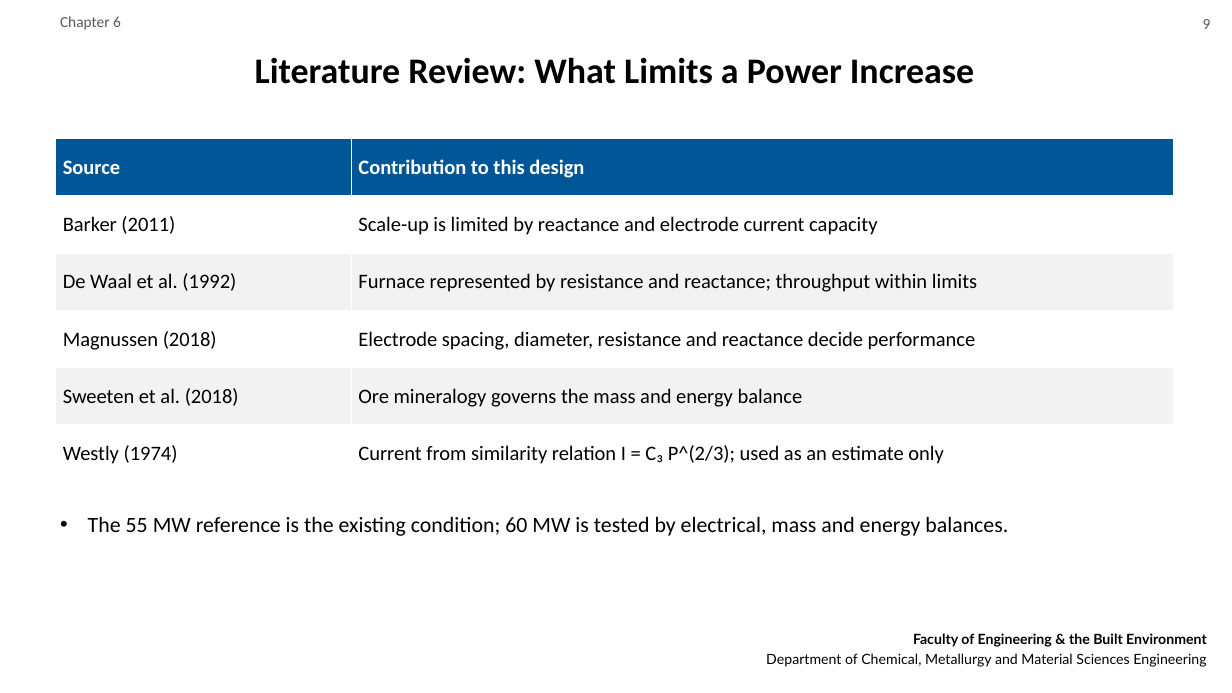
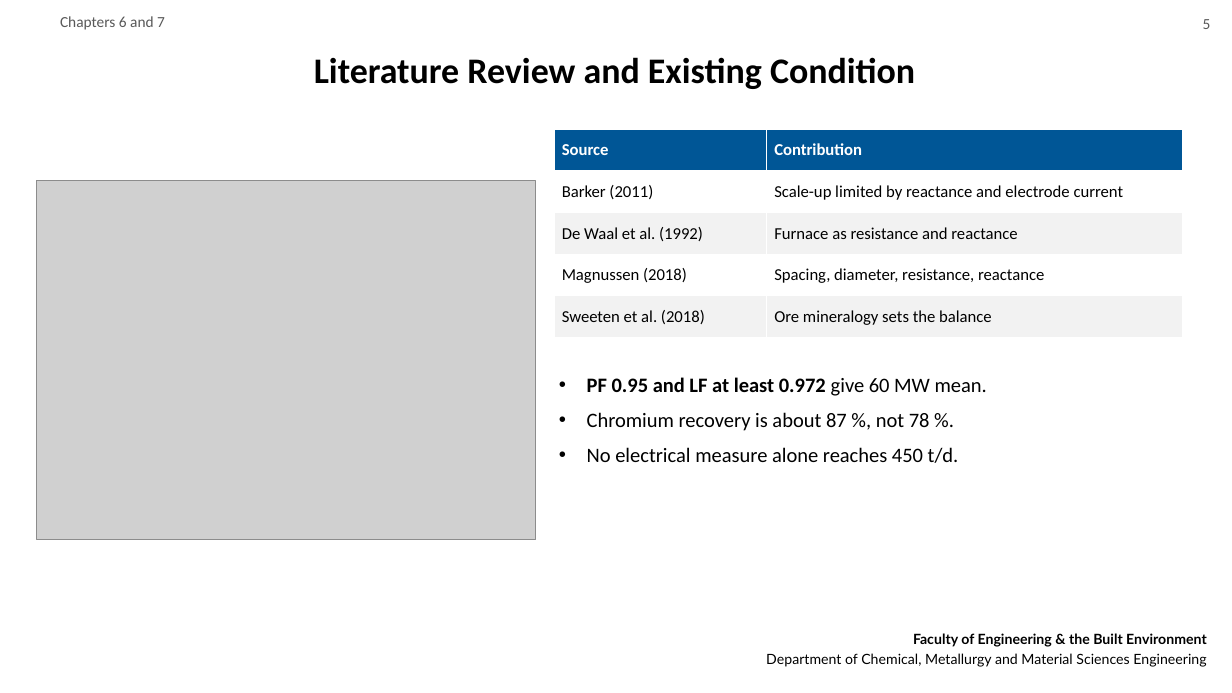
Before and after one commit to motsemmetebogo6-blip/START-UP, a slide deck: slide 5 of deliverables/MPG118S_Final_Presentation.pptx (slide 9 before the commit). Drawn at 1232x693 pixels with LibreOffice and Linux fonts; fonts in the diff are those of the drawing; grey boxes stand for pictures; background and template pictures are left out. Boxes give left, top, right and bottom in pixels: in the first picture for what was removed or moved away, otherwise in the second. Text is boxed around its words. In the diff, an @@ line names an element or a change of style, - is before the commit and + after.

```diff
--- a/deliverables/MPG118S_Final_Presentation.pptx
+++ b/deliverables/MPG118S_Final_Presentation.pptx
@@ text at [60, 16, 165, 30]: text changed @@
-Chapter 6
+Chapters 6 and 7
@@ text at [1203, 19, 1211, 29]: text changed @@
-9
+5
@@ title at [314, 57, 915, 89]: text changed @@
-Literature Review: What Limits a Power Increase
+Literature Review and Existing Condition
@@ table at [555, 129, 1183, 337] @@
-row 1: Source | Contribution to this design
-row 2: Barker (2011) | Scale-up is limited by reactance and electrode current capacity
-row 3: De Waal et al. (1992) | Furnace represented by resistance and reactance; throughput within limits
-row 4: Magnussen (2018) | Electrode spacing, diameter, resistance and reactance decide performance
-row 5: Sweeten et al. (2018) | Ore mineralogy governs the mass and energy balance
-row 6: Westly (1974) | Current from similarity relation I = C₃ P^(2/3); used as an estimate only
+row 1: Source | Contribution
+row 2: Barker (2011) | Scale-up limited by reactance and electrode current
+row 3: De Waal et al. (1992) | Furnace as resistance and reactance
+row 4: Magnussen (2018) | Spacing, diameter, resistance, reactance
+row 5: Sweeten et al. (2018) | Ore mineralogy sets the balance
@@ table: place and size @@
-table at [55, 139, 1174, 482]
+table at [555, 129, 1183, 337]
@@ picture added at [37, 181, 536, 540] @@
@@ text added at [587, 377, 987, 463], 16 pt, text #000000 @@
+• PF 0.95 and LF at least 0.972 give 60 MW mean.
+• Chromium recovery is about 87 %, not 78 %.
+• No electrical measure alone reaches 450 t/d.
@@ text removed at [88, 517, 1008, 536] @@
-• The 55 MW reference is the existing condition; 60 MW is tested by electrical, mass and energy balances.
```
Also in this commit, not shown: 16 other slides changed, 4 slides added, 30 slides removed, 3 other files.
